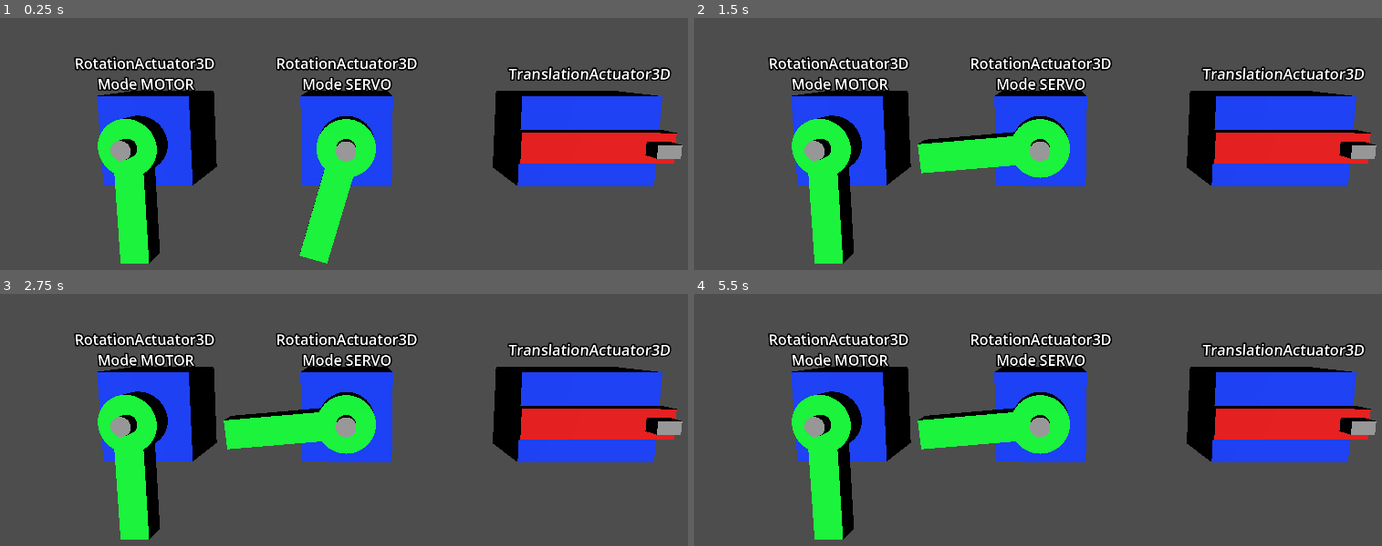
Above: before the commit, frames 1-4 (two rows, left to right).
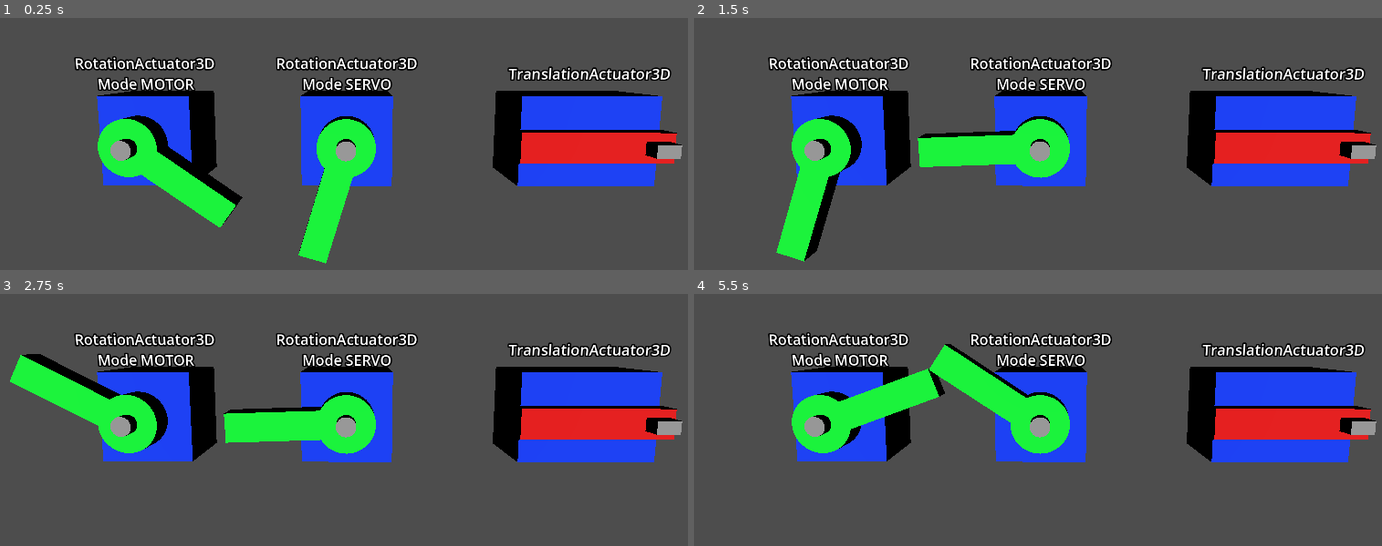
Above: after the commit, the same moments.

Repository: LD2Studio/godot4-actuator3d
Game: Godot game, scene res://examples/demo_actuator3d.tscn
Same seed, same stepped clock (60 frames per second), same inputs: the game is played once before the commit and once after it. The project has no main scene, so this scene is started directly.
Inputs (mouse positions are in pixels of both pictures, inside the frame that each line leads up to):
- Up to frame 1 (0.25 s): no input
- Up to frame 2 (1.5 s): move the mouse to (1203, 113) at 0.52 s; click (1203, 113) at 0.67 s; drag from (893, 154) to (1003, 217) at 1.27 s
- Up to frame 3 (2.75 s): move the mouse to (419, 321) at 2.02 s; click (419, 321) at 2.17 s
- Up to frame 4 (5.5 s): drag from (1003, 493) to (824, 349) at 2.77 s; move the mouse to (1258, 472) at 3.52 s; click (1258, 472) at 3.67 s; drag from (824, 349) to (934, 309) at 4.27 s; move the mouse to (1079, 409) at 5.02 s; click (1079, 409) at 5.17 s

The runs differ from the first frame. In frame 1, 4.0% of the frame differs, in the area x 14-52%, y 40-98%; in frame 2, 3.5%; in frame 3, 4.8%; in frame 4, 7.2%, in the area x 15-54%, y 19-98%.

Commit message:
Reorganize RotationActuator3D properties

Diff:
--- a/examples/demo_actuator3d.tscn
+++ b/examples/demo_actuator3d.tscn
@@ -75,10 +75,9 @@
 transform = Transform3D(1, 0, 0, 0, 1, 0, 0, 0, 1, 0, 0, 0.8)
 can_sleep = false
 script = ExtResource("1_p60lm")
-actuator_type = "SERVO"
 helper_size = 0.5
-angle = 0.0
-torque_constant = 100.0
+desired_velocity = 4.0
+torque_constant = 50.0
 servo_damping = 5.0
 angle_profile = 1.0
 profile_duration = 1.0
@@ -125,8 +124,7 @@
 can_sleep = false
 script = ExtResource("1_p60lm")
 actuator_type = "SERVO"
-helper_size = 0.5
-angle = -87.019
+angle = -90.0
 torque_constant = 100.0
 servo_damping = 5.0
 angle_profile = 1.0
